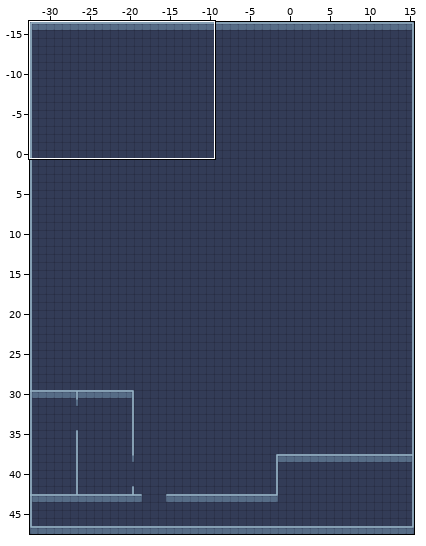
Two states of a Tiled map (JSON), assets/maps/stage-01.json. The first picture is a wide view before the edit; the outline marks the close-up.
Close-up. Before the edit:
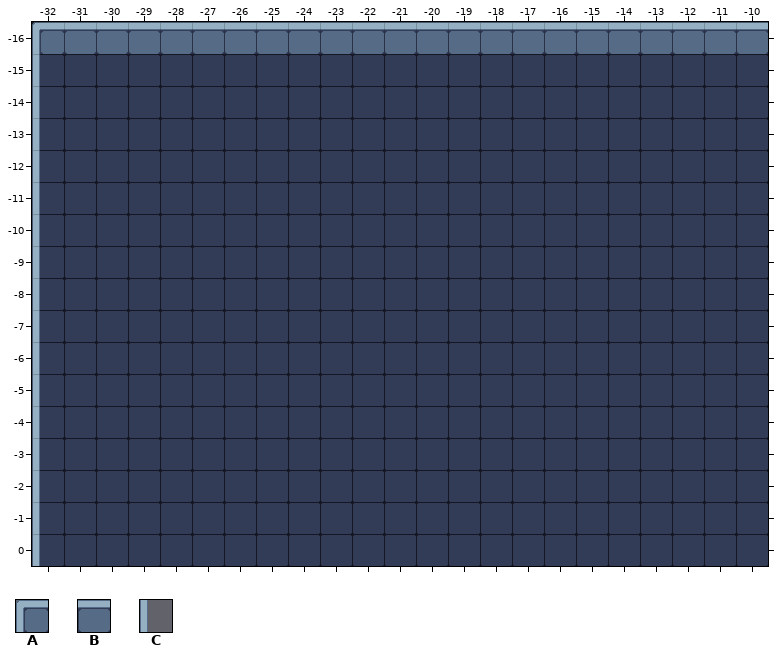
Cells are 32x32 px. Shown: x -32..-10, y -16..0. The commit also changed other parts of the map, which this record leaves out.
Key: from "tileset-01": A 2, B 4, C 51.
_ is an empty cell.
Layers that did not change in this view are not listed.
Layer "wall" before, first column x -32:
-16 ABBBBBBBBBBBBBBBBBBBBBB
-15 C______________________
-14 C______________________
-13 C______________________
-12 C______________________
-11 C______________________
-10 C______________________
 -9 C______________________
 -8 C______________________
 -7 C______________________
 -6 C______________________
 -5 C______________________
 -4 C______________________
 -3 C______________________
 -2 C______________________
 -1 C______________________
  0 C______________________
The result:
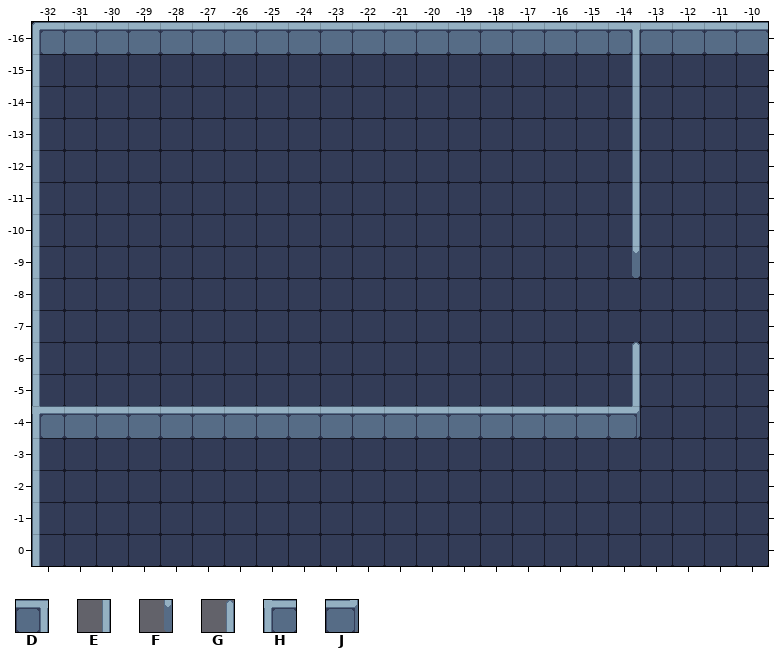
Further tiles: from "tileset-01": D 5, E 57, F 82, G 107, H 126, J 157.
The edit:
Changed rows in their new state; . is an unchanged cell.
Layer "wall":
first column x -32:
-16 ..................D
-15 ..................E
-14 ..................E
-13 ..................E
-12 ..................E
-11 ..................E
-10 ..................E
 -9 ..................F
 -6 ..................G
 -5 ..................E
 -4 HBBBBBBBBBBBBBBBBBJ
Boxes around the changes in both close-ups, in picture pixels (x1, y1, x2, y2):
changed: (629, 29, 640, 278)
changed: (32, 342, 640, 438)
